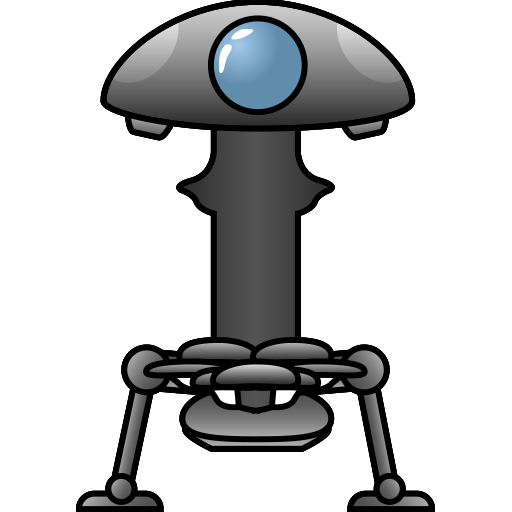
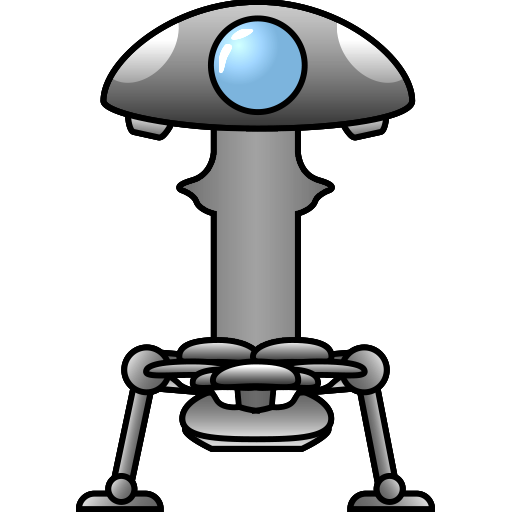
The second 512 × 512 image is a revision of the first. Changes to its layers:
painted on "Mush Base" over [106, 5, 409, 126]
